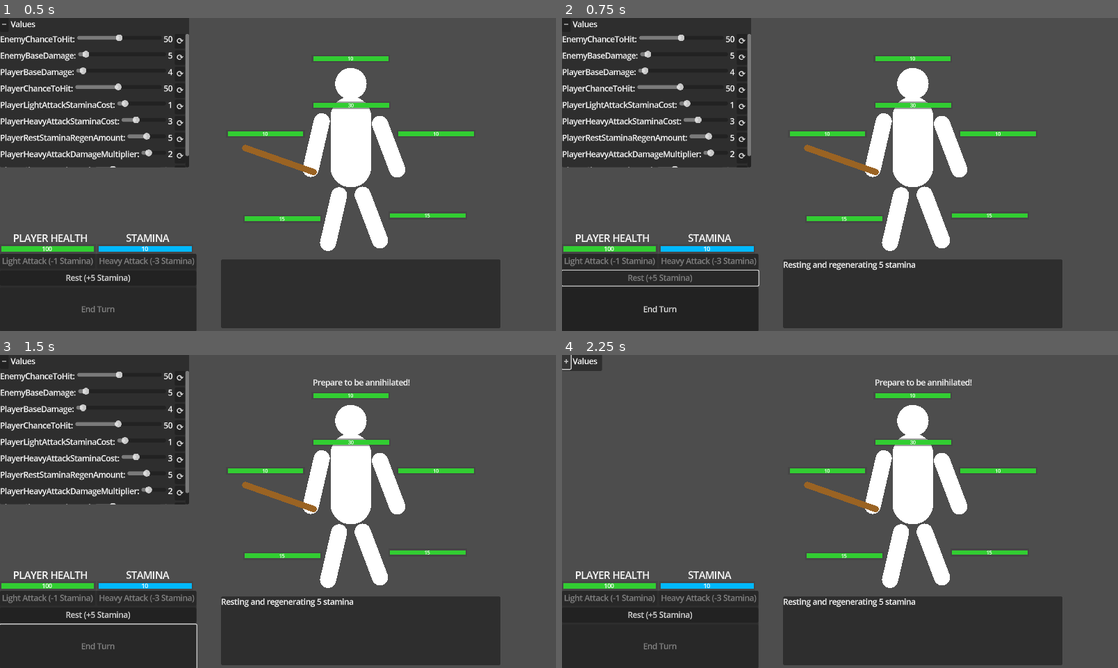
Above: before the commit, frames 1-4 (two rows, left to right).
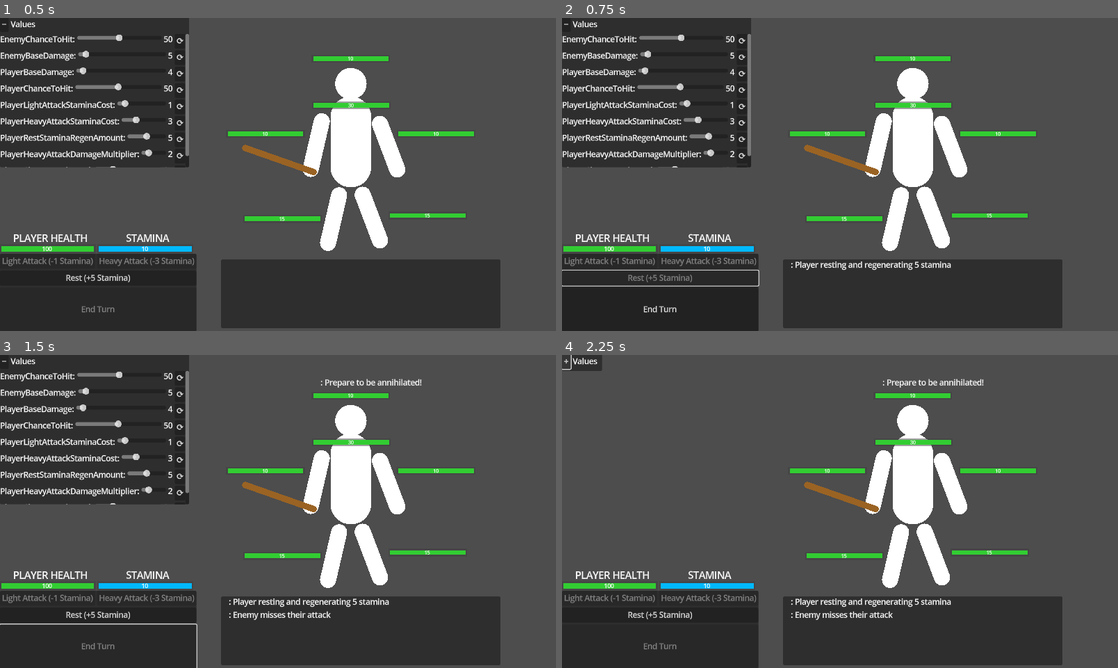
Above: after the commit, the same moments.

Repository: hpi-swa-lab/godot-pronto
Game: Godot game, scene res://prototypes/i5w1-modular-enemies/i5w1-modular-enemies.tscn
Same seed, same stepped clock (60 frames per second), same inputs: the game is played once before the commit and once after it. The project has no main scene, so this scene is started directly.
Inputs:
- Up to frame 1 (0.5 s): no input
- Up to frame 2 (0.75 s): click "Rest (+5 Stamina)" at 0.5 s
- Up to frame 3 (1.5 s): click "End Turn" at 1.25 s
- Up to frame 4 (2.25 s): click "−" at 2 s

Frame 1 is identical in both runs. In frame 2, 0.4% of the frame differs, in the area x 39-70%, y 77-81%; in frame 3, 0.9%, in the area x 39-76%, y 7-85%; in frame 4, 0.9%.

Commit message:
Add icons to console

Diff:
--- a/prototypes/i5w1-modular-enemies/heavy_attack.gd
+++ b/prototypes/i5w1-modular-enemies/heavy_attack.gd
@@ -31,14 +31,14 @@
 			print(">> Damaged enemy " + G.at("Target") + " for " + str(damage) + " points with heavy attack")
 
 			var label = Label.new()
-			label.text = "Damaged enemy " + G.at("Target") + " for " + str(damage) + " points with heavy attack"
+			label.text = "🤴: Damaged enemy " + G.at("Target") + " for " + str(damage) + " points with heavy attack"
 			vbox.add_child(label)
 			scrollContainer.scroll_vertical = scrollBar.max_value
 		else:
 			push_error("INVALID ATTACK TYPE")
 	else:
 		var label = Label.new()
-		label.text = "Player missed their attack"
+		label.text = "🤴: Player missed their attack"
 		vbox.add_child(label)
 		scrollContainer.scroll_vertical = scrollBar.max_value
 
--- a/prototypes/i5w1-modular-enemies/i5w1-modular-enemies.tscn
+++ b/prototypes/i5w1-modular-enemies/i5w1-modular-enemies.tscn
@@ -495,7 +495,7 @@
 	]
 	var rand_phrase = phrases[randi() % phrases.size()]
 	var label = self.get_parent().get_children()[1] as Label
-	label.text =  rand_phrase
+	label.text = \"🧌: \" + rand_phrase
 	print(\"Enemy: \\\"\" + rand_phrase + \"\\\"\")
 
 "
@@ -711,6 +711,11 @@
 	var base_damage = G.at(\"EnemyBaseDamage\")
 	var dead_arms = 0
 	var has_weapon = false
+
+	var vbox = G.get_parent().get_node(\"i5w1-modular-enemies/PanelContainer2/ScrollContainer/VBoxContainer\")
+	var scrollContainer = vbox.get_parent() as ScrollContainer
+	var scrollBar = scrollContainer.get_v_scroll_bar()
+
 	if is_alive(ref_left_arm):
 		has_weapon = carrying_weapon(ref_left_arm)
 	else:
@@ -723,9 +728,17 @@
 	var modified_chance_to_hit = base_chance_to_hit * (1-(0.5*dead_arms))
 	if rng.randi_range(0, 100) < modified_chance_to_hit:
 		var damage = int(base_damage * rng.randf_range(1,2) if has_weapon else base_damage)
+		var label = Label.new()
+		label.text = \"🧌: \" + \"Enemy attacks player for \" + str(damage) + \" damage\"
+		vbox.add_child(label)
+		scrollContainer.scroll_vertical = scrollBar.max_value
 		print(\">> Enemy attacks player for \" + str(damage) + \" damage\")
 		ref_player_health.damage(damage)
 	else:
+		var label = Label.new()
+		label.text = \"🧌: \" + \"Enemy misses their attack\"
+		vbox.add_child(label)
+		scrollContainer.scroll_vertical = scrollBar.max_value
 		print(\">> Enemy misses their attack\")
 
 func is_alive(node):
@@ -1662,10 +1675,10 @@
 float_step_size = 1.0
 
 [node name="Label" type="Label" parent="."]
-offset_left = 196.0
-offset_top = -178.0
-offset_right = 1034.0
-offset_bottom = 64.0
+offset_left = 185.0
+offset_top = 169.0
+offset_right = 1023.0
+offset_bottom = 411.0
 theme_override_font_sizes/font_size = 171
 text = "YOU WON"
 horizontal_alignment = 1
--- a/prototypes/i5w1-modular-enemies/light_attack.gd
+++ b/prototypes/i5w1-modular-enemies/light_attack.gd
@@ -28,7 +28,7 @@
 			print(">> Damaged enemy " + G.at("Target") + " for " + str(base_damage) + " points with light attack")
 
 			var label = Label.new()
-			label.text = "Damaged enemy " + G.at("Target") + " for " + str(base_damage) + " points with light attack"
+			label.text = "🤴: Damaged enemy " + G.at("Target") + " for " + str(base_damage) + " points with light attack"
 			vbox.add_child(label)
 			scrollContainer.scroll_vertical = scrollBar.max_value
 		elif type == "heavy":
@@ -38,14 +38,14 @@
 			print(">> Damaged enemy " + G.at("Target") + " for " + str(damage) + " points with heavy attack")
 
 			var label = Label.new()
-			label.text = "Damaged enemy " + G.at("Target") + " for " + str(damage) + " points with heavy attack"
+			label.text = "🤴: Damaged enemy " + G.at("Target") + " for " + str(damage) + " points with heavy attack"
 			vbox.add_child(label)
 			scrollContainer.scroll_vertical = scrollBar.max_value
 		else:
 			push_error("INVALID ATTACK TYPE")
 	else:
 		var label = Label.new()
-		label.text = "Player missed their attack"
+		label.text = "🤴: Player missed their attack"
 		vbox.add_child(label)
 		scrollContainer.scroll_vertical = scrollBar.max_value
 
--- a/prototypes/i5w1-modular-enemies/rest.gd
+++ b/prototypes/i5w1-modular-enemies/rest.gd
@@ -15,7 +15,7 @@
 	print(">> Resting and regenerating " + str(regen_amount) + " stamina")
 
 	var label = Label.new()
-	label.text = "Resting and regenerating " + str(regen_amount) + " stamina"
+	label.text = "🤴: Player resting and regenerating " + str(regen_amount) + " stamina"
 	vbox.add_child(label)
 	scrollContainer.scroll_vertical = scrollBar.max_value
 
